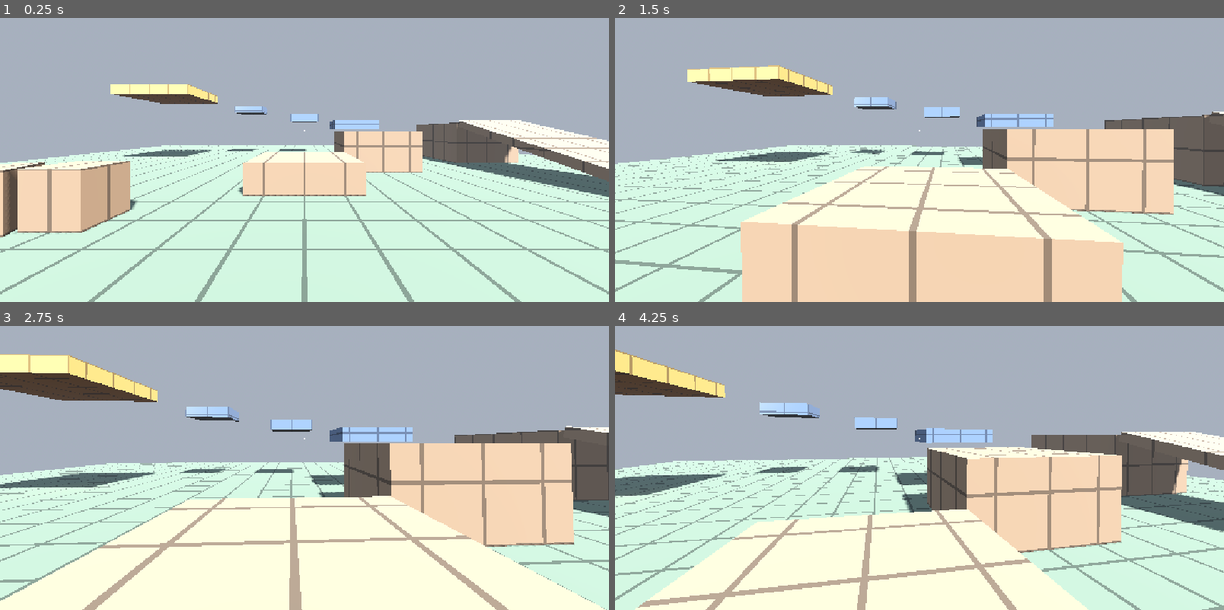
Above: before the commit, frames 1-4 (two rows, left to right).
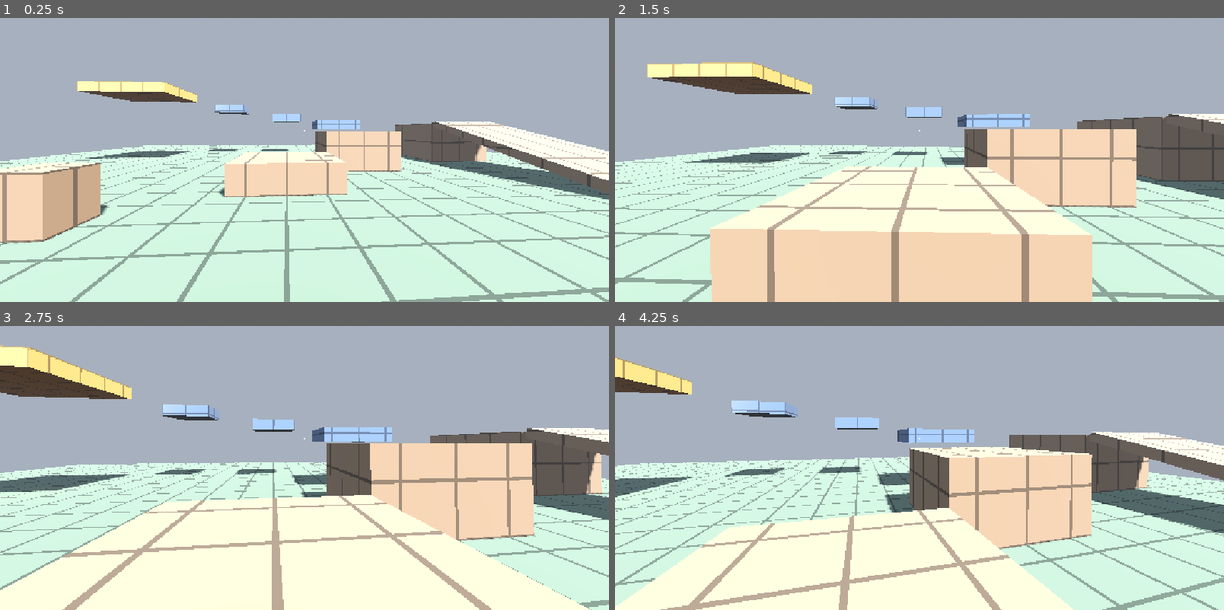
Above: after the commit, the same moments.

Repository: FacuWitt/tp_cved_juego
Game: Godot game, scene res://scenes/sandbox/sandbox.tscn
Same seed, same stepped clock (60 frames per second), same inputs: the game is played once before the commit and once after it.
Inputs (mouse positions are in pixels of both pictures, inside the frame that each line leads up to):
- Up to frame 1 (0.25 s): no input
- Up to frame 2 (1.5 s): tap Enter at 0.5 s; move the mouse to (949, 128) at 0.52 s; press the mouse at (949, 128) at 0.53 s; hold W (move_forward) from 0.53 s (still down); tap Space (jump) at 0.77 s; move the mouse to (889, 131) at 1.27 s; release the mouse at (889, 131) at 1.28 s; tap Shift (sprint) at 1.35 s
- Up to frame 3 (2.75 s): keep holding W (move_forward); tap Space (jump) at 1.52 s; move the mouse to (316, 433) at 2.02 s; press the mouse at (316, 433) at 2.03 s
- Up to frame 4 (4.25 s): keep holding W (move_forward); tap Space (jump) at 2.75, 3.02, 3.77 s; move the mouse to (913, 445) at 2.77 s; release the mouse at (913, 445) at 2.78 s; tap Shift (sprint) at 2.85 s; move the mouse to (962, 442) at 3.52 s; press the mouse at (962, 442) at 3.53 s

The runs differ from the first frame. In frame 1, 19% of the frame differs, in the area x 0-100%, y 22-100%; in frame 2, 20%; in frame 3, 19%; in frame 4, 21%, in the area x 0-100%, y 8-100%.

Commit message:
[CHORE] Estructura inicial del prototipo

Diff:
--- a/scenes/player/player.tscn
+++ b/scenes/player/player.tscn
@@ -1,6 +1,6 @@
-[gd_scene format=3]
+[gd_scene format=3 uid="uid://dxq6uxxmwwbww"]
 
-[ext_resource type="Script" path="res://scripts/player/player.gd" id="1_dovo2"]
+[ext_resource type="Script" uid="uid://dkcthr2vqpedp" path="res://scripts/player/player.gd" id="1_dovo2"]
 [ext_resource type="Resource" path="res://config/player_settings.tres" id="2_gmlin"]
 
 [sub_resource type="CapsuleShape3D" id="CapsuleShape3D_lvxji"]
@@ -16,7 +16,7 @@
 shape = SubResource("CapsuleShape3D_lvxji")
 
 [node name="Head" type="Node3D" parent="." unique_id=1893933862]
-transform = Transform3D(1, 0, 0, 0, 1, 0, 0, 0, 1, 0, 1.6, 0)
+transform = Transform3D(0.99689204, 0, -0.07877963, 0, 1, 0, 0.07877963, 0, 0.99689204, 0, 1.6, 0)
 
 [node name="Camera3D" type="Camera3D" parent="Head" unique_id=992446530]
 
--- a/scenes/sandbox/sandbox.tscn
+++ b/scenes/sandbox/sandbox.tscn
@@ -1,8 +1,8 @@
-[gd_scene format=3]
+[gd_scene format=3 uid="uid://jhyeqj7phjk"]
 
-[ext_resource type="Shader" path="res://assets/shaders/prototype_grid.gdshader" id="1_10spk"]
-[ext_resource type="PackedScene" path="res://scenes/player/player.tscn" id="2_ge8bb"]
-[ext_resource type="Script" path="res://scripts/world/kill_zone.gd" id="3_nh68t"]
+[ext_resource type="Shader" uid="uid://b5aolwxtn8kab" path="res://assets/shaders/prototype_grid.gdshader" id="1_10spk"]
+[ext_resource type="PackedScene" uid="uid://dxq6uxxmwwbww" path="res://scenes/player/player.tscn" id="2_ge8bb"]
+[ext_resource type="Script" uid="uid://gi0r0hux38f" path="res://scripts/world/kill_zone.gd" id="3_nh68t"]
 
 [sub_resource type="ProceduralSkyMaterial" id="ProceduralSkyMaterial_hwrqe"]
 
